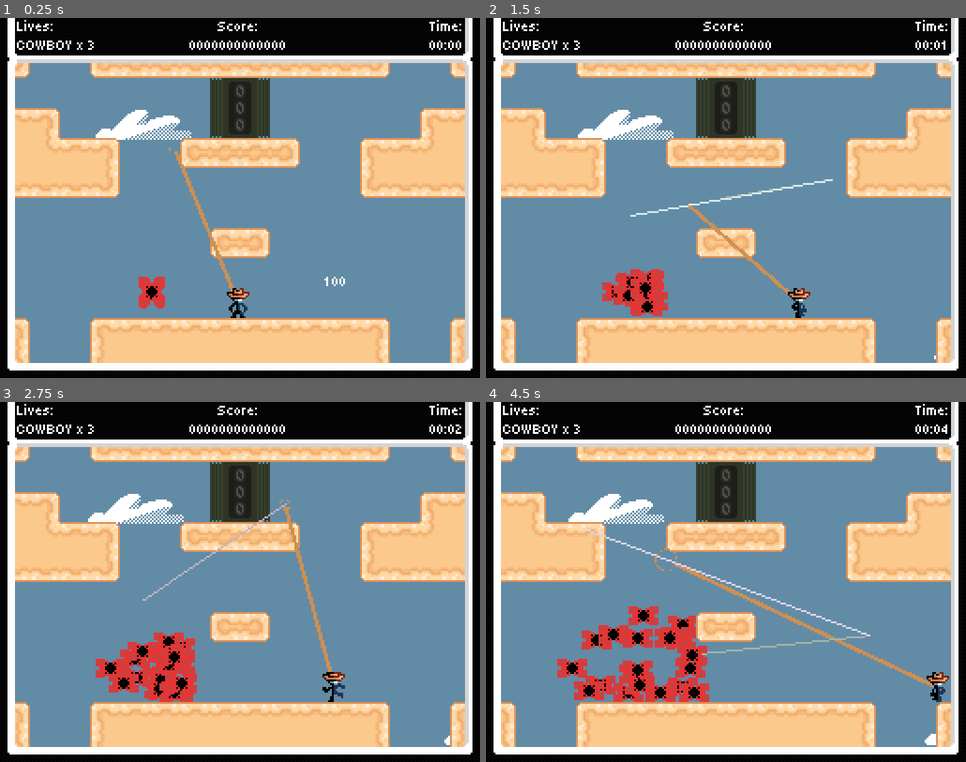
Above: before the commit, frames 1-4 (two rows, left to right).
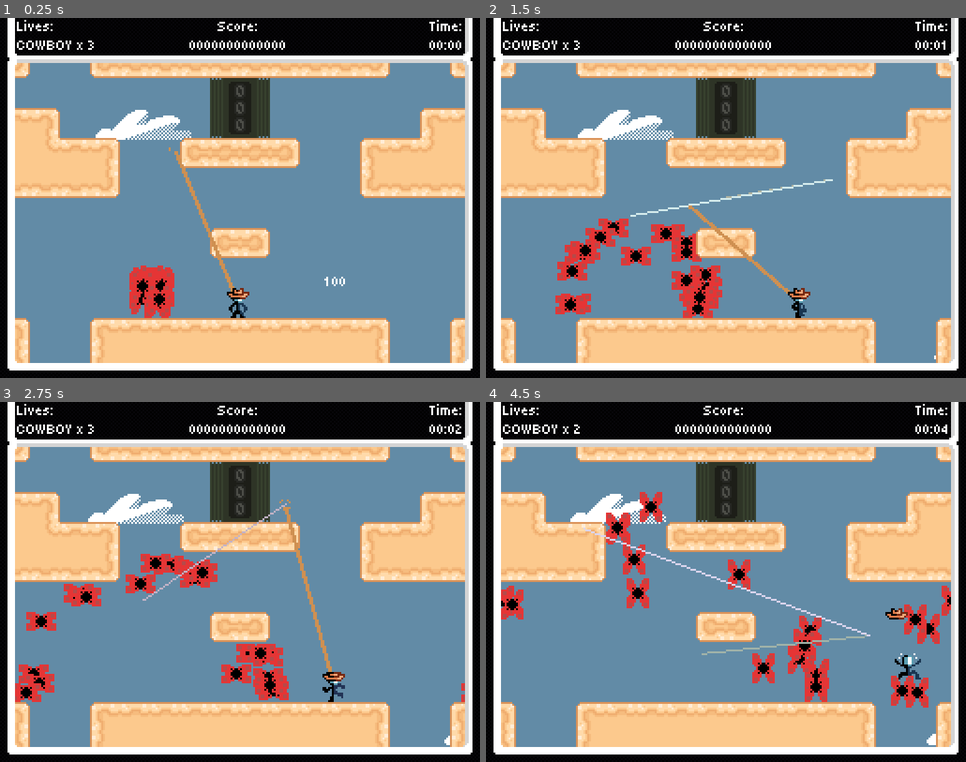
Above: after the commit, the same moments.

Repository: Jcodefox/GMTK-2025
Game: Godot game, scene res://scenes/topscenes/gameplay_topscene.tscn
The game is run twice, just before and just after one commit, with the same random seed, the same clock (stepped at 60 frames per second) and the same inputs.
Inputs (mouse positions are in pixels of both pictures, inside the frame that each line leads up to):
- Up to frame 1 (0.25 s): no input
- Up to frame 2 (1.5 s): move the mouse to (831, 180) at 0.52 s; hold D (move_right) from 0.53 s (still down); tap Space (move_jump) at 0.77 s; move the mouse to (630, 216) at 1.27 s
- Up to frame 3 (2.75 s): tap Space (move_jump) at 1.52 s; move the mouse to (288, 502) at 2.02 s; release D (move_right) at 2.03 s; hold A (move_left) from 2.03 s (still down)
- Up to frame 4 (4.5 s): move the mouse to (702, 654) at 2.77 s; release A (move_left) at 2.78 s; hold D (move_right) 2.78-4.28 s; tap Space (move_jump) at 3.02, 3.77 s; move the mouse to (870, 636) at 3.52 s; move the mouse to (582, 528) at 4.27 s; hold A (move_left) from 4.28 s (still down)

The runs differ from the first frame. In frame 1, 1.0% of the frame differs, in the area x 26-37%, y 68-84%; in frame 2, 4.8%; in frame 3, 6.7%; in frame 4, 9.9%, in the area x 3-97%, y 7-96%.

Commit message:
Adjust mothick movement

Diff:
--- a/scripts/prefabs/mothick.gd
+++ b/scripts/prefabs/mothick.gd
@@ -12,8 +12,8 @@
 	for sprite in animated_sprite_ghosts:
 		sprite.animation = $AnimatedSprite2D.animation
 
-	velocity.x += randf_range(-1.0, 1.0)
-	velocity.y += randf_range(-1.0, 1.0)
-	velocity = velocity.clamp(Vector2(-10.0, -10.0), Vector2(10.0, 10.0))
+	velocity.x += randf_range(-3.0, 3.0)
+	velocity.y += randf_range(-3.0, 3.0)
+	velocity = velocity.normalized() * 25
 
 	move_and_slide()
Not shown: 1 places in scenes/prefabs/enemies/mothick.tscn that only renumber resources
Not shown: 1 places in scenes/prefabs/hud.tscn that only renumber resources
Not shown: 1 places in scenes/topscenes/gameplay_topscene.tscn that only renumber resources
